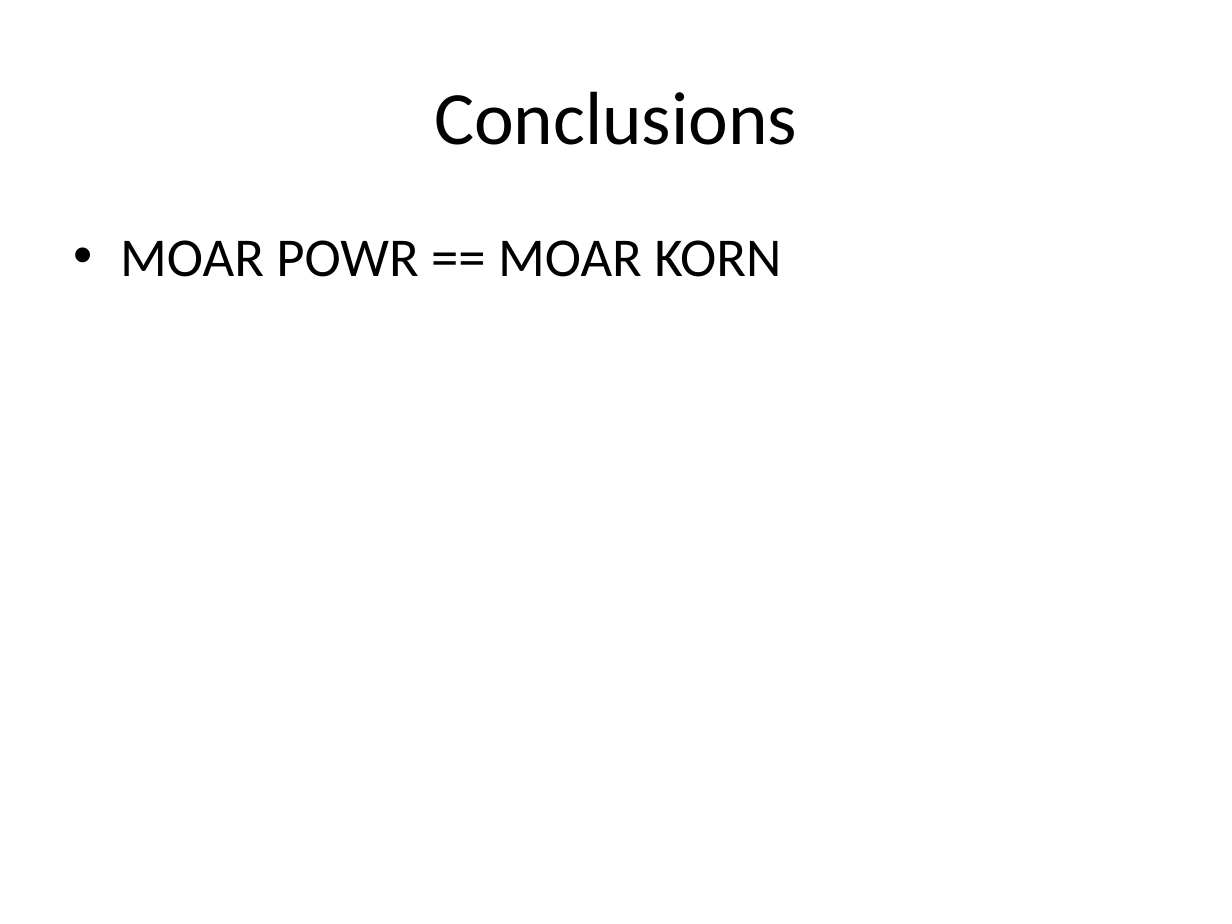
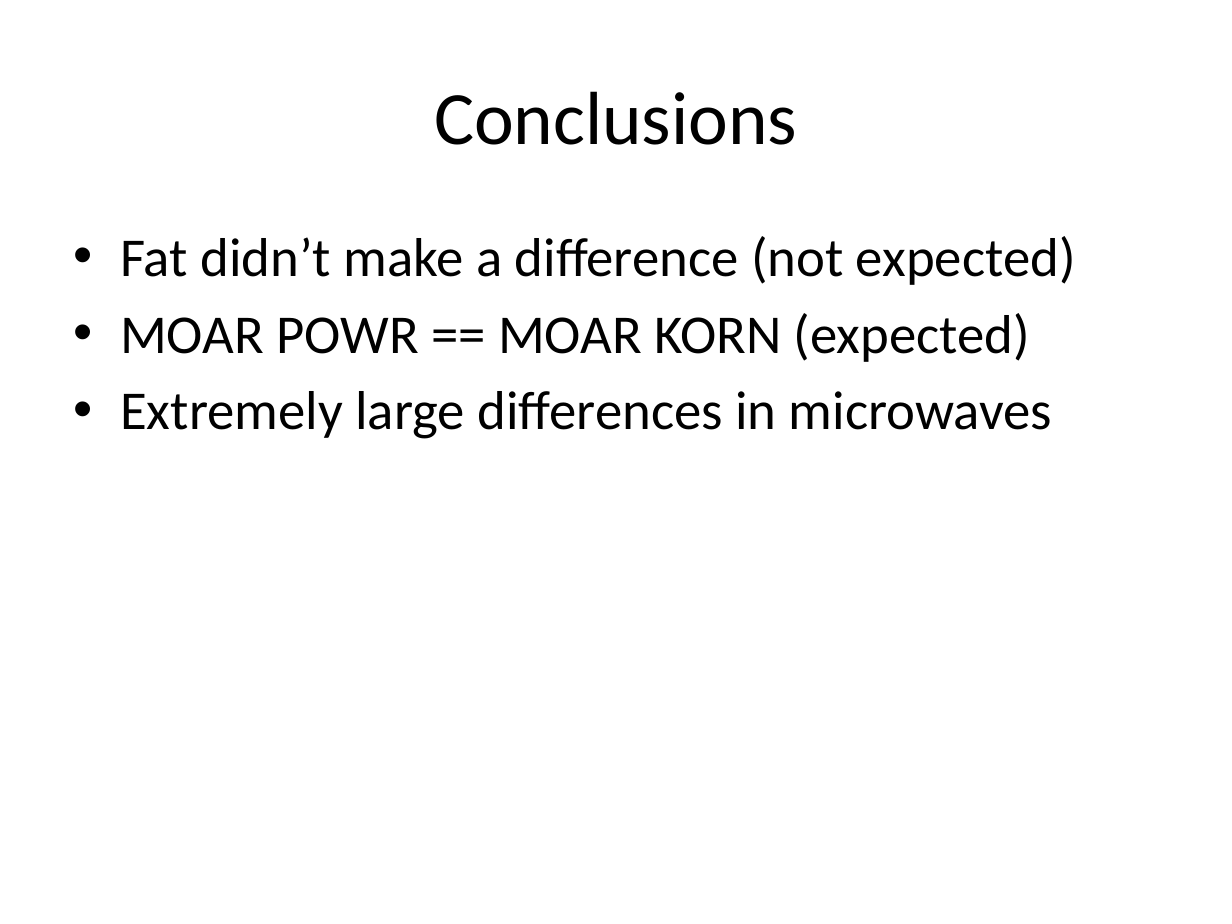
Before and after one commit to RabbitA/stat571, a slide deck: slide 10 of project/thornton-clark-popcorn.pptx (slide 8 before the commit). Drawn at 1232x924 pixels with LibreOffice and Linux fonts; fonts in the diff are those of the drawing. Boxes give left, top, right and bottom in pixels: in the first picture for what was removed or moved away, otherwise in the second. Text is boxed around its words. In the diff, an @@ line names an element or a change of style, - is before the commit and + after.

```diff
--- a/project/thornton-clark-popcorn.pptx
+++ b/project/thornton-clark-popcorn.pptx
@@ text at [120, 236, 1076, 439]: text changed @@
-• MOAR POWR == MOAR KORN
+• Fat didn’t make a difference (not expected)
+• MOAR POWR == MOAR KORN (expected)
+• Extremely large differences in microwaves
```
Also in this commit, not shown: 4 other slides changed, 3 slides added, 1 slide removed, 7 other files.
